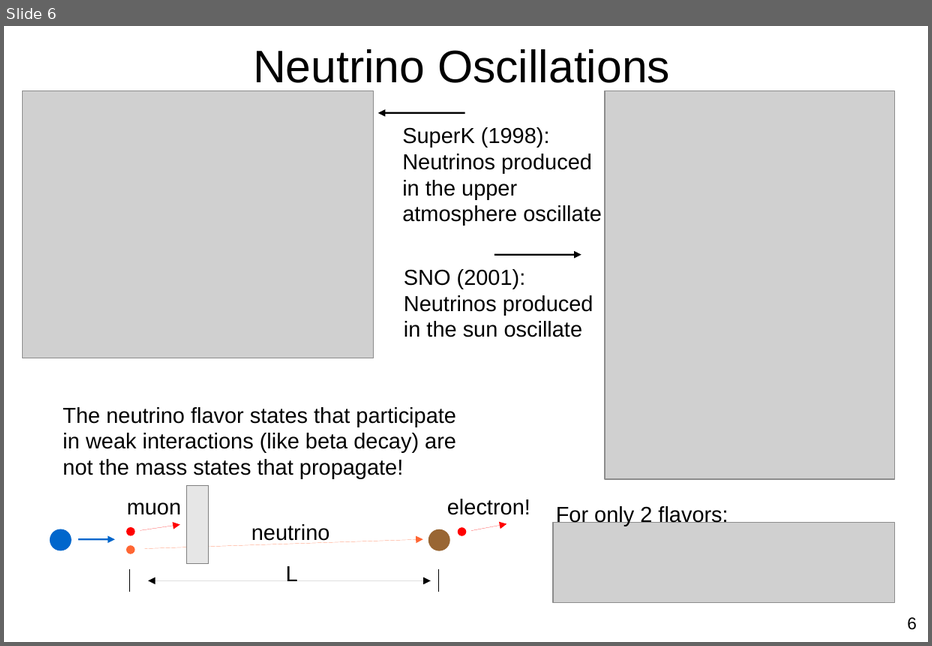
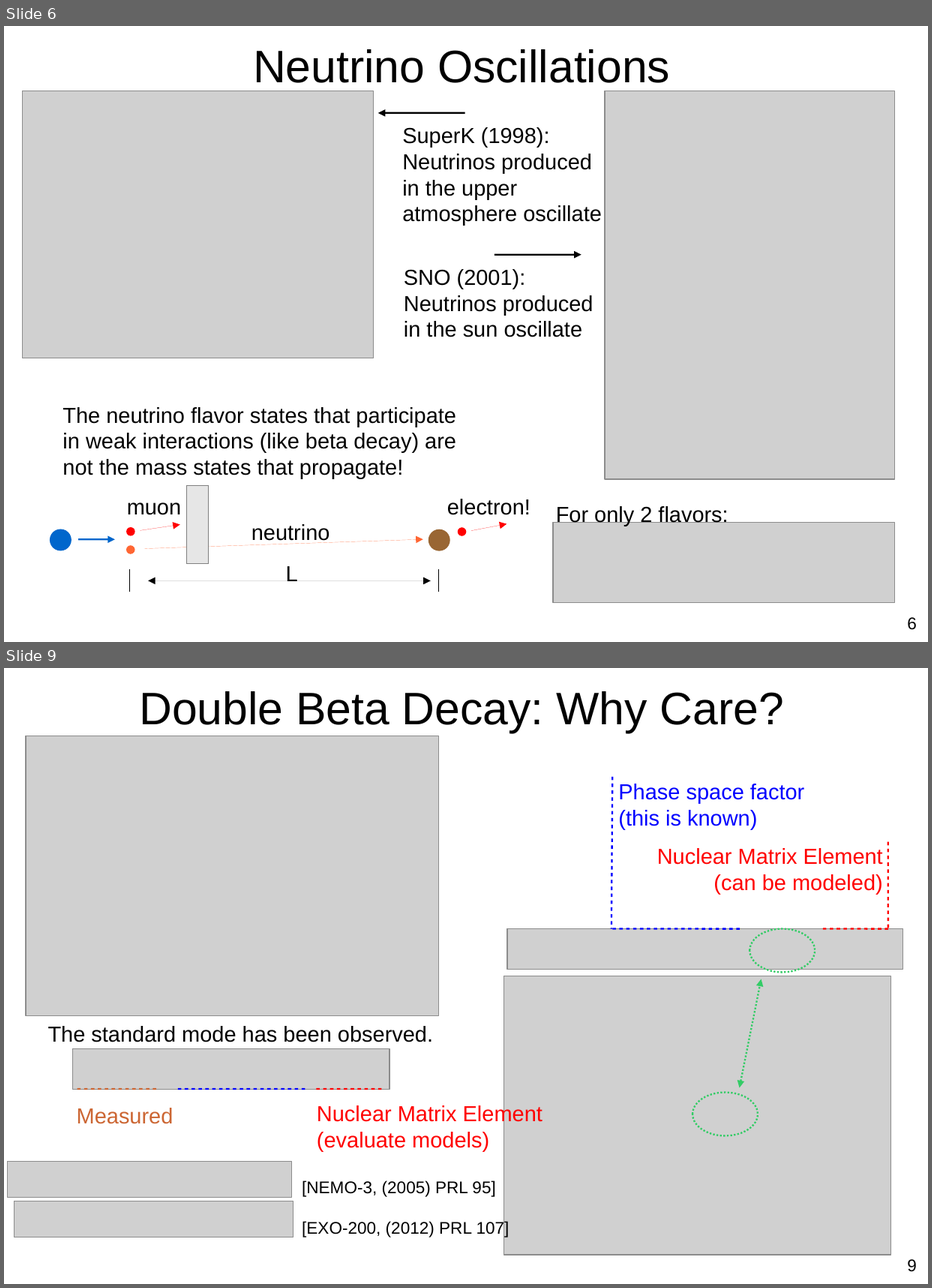
Before and after one commit to steveherrin/PhDThesis, a slide deck: Defense Presentation/Herrin-20130524-PhDDefense.odp. Shown one above the other, each under a label of ours: slide 6 before the commit, slides 6 and 9 after it; the slides between them are not shown. The pictures are 932x646 and 932x1288 pixels, drawn with LibreOffice and Linux fonts; fonts in the diff are those of the drawing; grey boxes stand for pictures. Boxes give left, top, right and bottom in pixels: in the first picture for what was removed or moved away, otherwise in the second. Text is boxed around its words. In the diff, an @@ line names an element or a change of style, - is before the commit and + after.

Commit message:
Double beta decay slides.

```diff
--- a/Defense Presentation/Herrin-20130524-PhDDefense.odp
+++ b/Defense Presentation/Herrin-20130524-PhDDefense.odp
@@ slide 9 added at <box>4,668,928,1284</box>, background #FFFFFF @@
@@ title added at <box>139,691,784,732</box>, 37.7 pt, text #000000 @@
+Double Beta Decay: Why Care?
@@ picture added at <box>26,736,438,1016</box> @@
@@ line added from (612, 777) to (612, 929), #0000FF 1.45 pt @@
@@ text added at <box>618,784,804,829</box>, 18 pt, text #0000FF @@
+Phase space factor
+(this is known)
@@ line added from (888, 842) to (888, 929), #FF0000 1.45 pt @@
@@ text added at <box>657,848,883,894</box>, 18 pt, text #FF0000 @@
+Nuclear Matrix Element
+(can be modeled)
@@ picture added at <box>507,929,902,970</box> @@
@@ line added from (612, 929) to (743, 929), #0000FF 1.45 pt @@
@@ ellipse added at <box>750,929,815,972</box>, outline #33CC66 1.45 pt @@
@@ line added from (823, 929) to (888, 929), #FF0000 1.45 pt @@
@@ picture added at <box>504,976,890,1254</box> @@
@@ double arrow added from (740, 1088) to (761, 979), #33CC66 1.45 pt @@
@@ text added at <box>48,1026,433,1042</box>, 18 pt, text #000000 @@
+The standard mode has been observed.
@@ picture added at <box>73,1049,390,1090</box> @@
@@ line added from (77, 1089) to (156, 1089), #CC6633 1.45 pt @@
@@ line added from (178, 1089) to (308, 1089), #0000FF 1.45 pt @@
@@ line added from (316, 1089) to (381, 1089), #FF0000 1.45 pt @@
@@ ellipse added at <box>692,1092,758,1136</box>, outline #33CC66 1.45 pt @@
@@ text added at <box>77,1108,174,1124</box>, 18 pt, text #CC6633 @@
+Measured
@@ text added at <box>317,1104,542,1151</box>, 18 pt, text #FF0000 @@
+Nuclear Matrix Element
+(evaluate models)
@@ picture added at <box>8,1162,292,1198</box> @@
@@ text added at <box>302,1180,495,1197</box>, 14 pt, text #000000 @@
+[NEMO-3, (2005) PRL 95]
@@ picture added at <box>14,1200,294,1237</box> @@
@@ text added at <box>302,1220,510,1237</box>, 14 pt, text #000000 @@
+[EXO-200, (2012) PRL 107]
@@ page number added at <box>907,1259,917,1272</box>, 14 pt, text #000000 @@
+9
```
Also in this commit, not shown: 1 slide changed, 2 other slides added.
